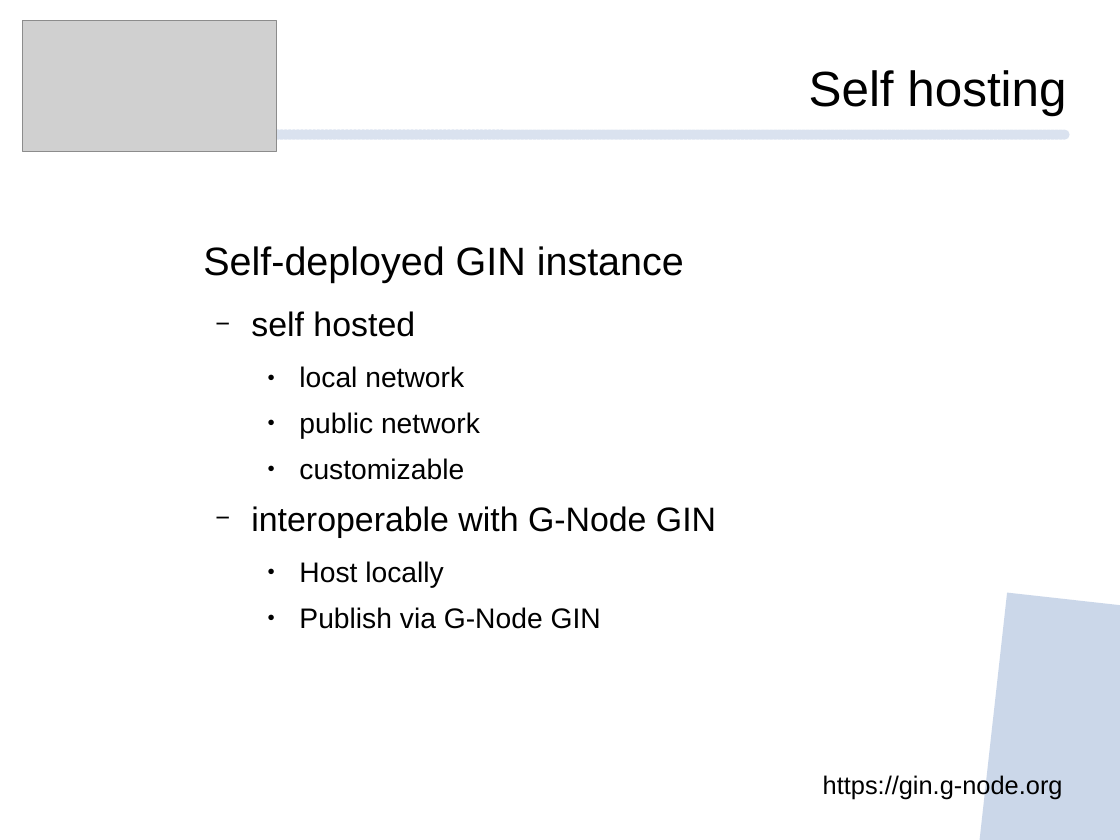
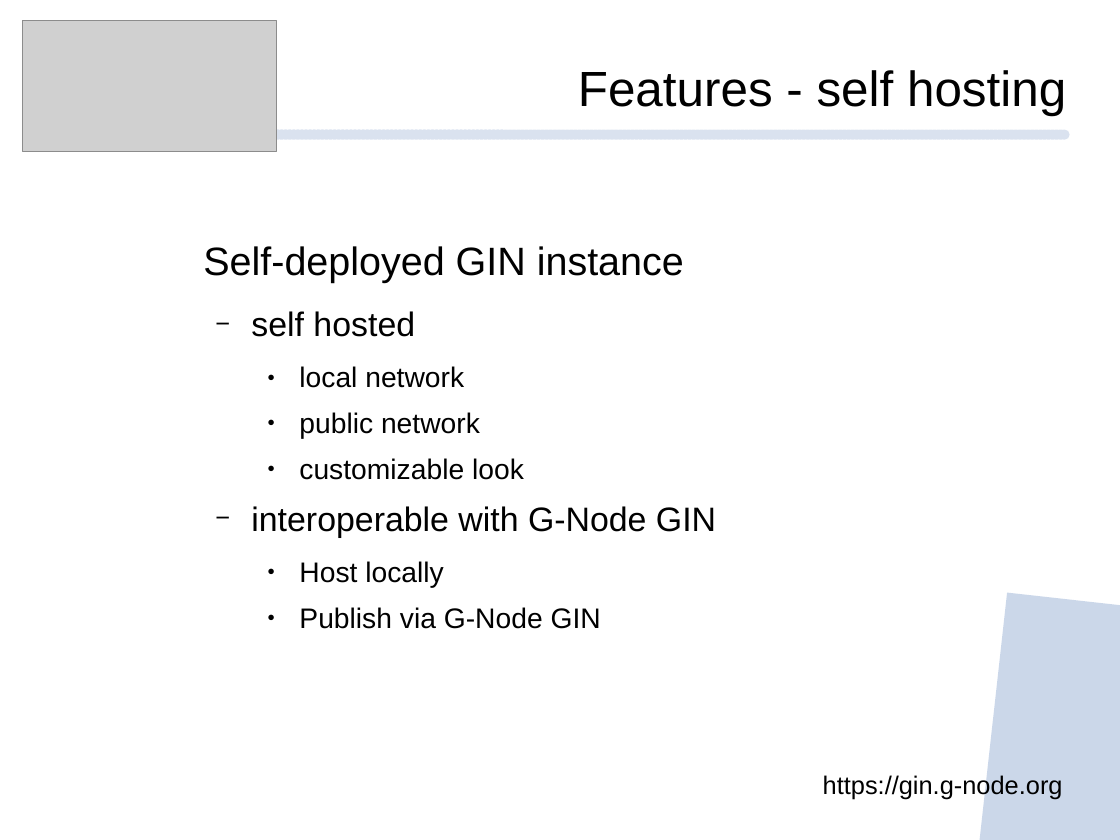
Before and after one commit to mpsonntag/prespost, a slide deck: slide 11 of 202209_INCF_online/202209_INCF_Online_GIN.odp (slide 8 before the commit). Drawn at 1120x840 pixels with LibreOffice and Linux fonts; fonts in the diff are those of the drawing; grey boxes stand for pictures; background and template pictures are left out. Boxes give left, top, right and bottom in pixels: in the first picture for what was removed or moved away, otherwise in the second. Text is boxed around its words. In the diff, an @@ line names an element or a change of style, - is before the commit and + after.

```diff
--- a/202209_INCF_online/202209_INCF_Online_GIN.odp
+++ b/202209_INCF_online/202209_INCF_Online_GIN.odp
@@ text at bbox=[578, 70, 1066, 115]: text changed @@
-Self hosting
+Features - self hosting
@@ text at bbox=[299, 458, 524, 480]: text changed @@
-    ● customizable
+    ● customizable look
```
Also in this commit, not shown: 5 other slides changed, 1 slide added, 1 slide removed.
